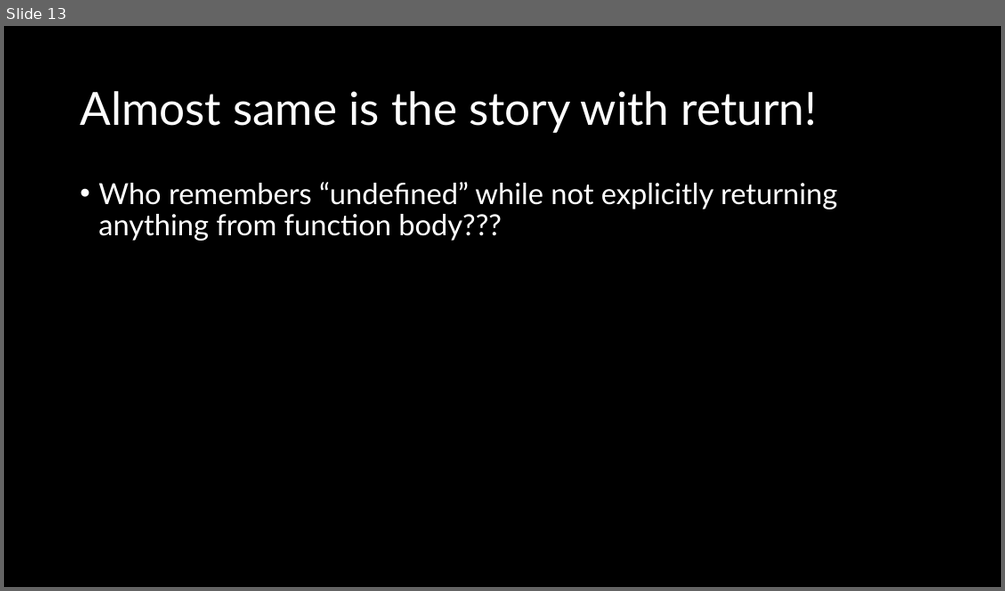
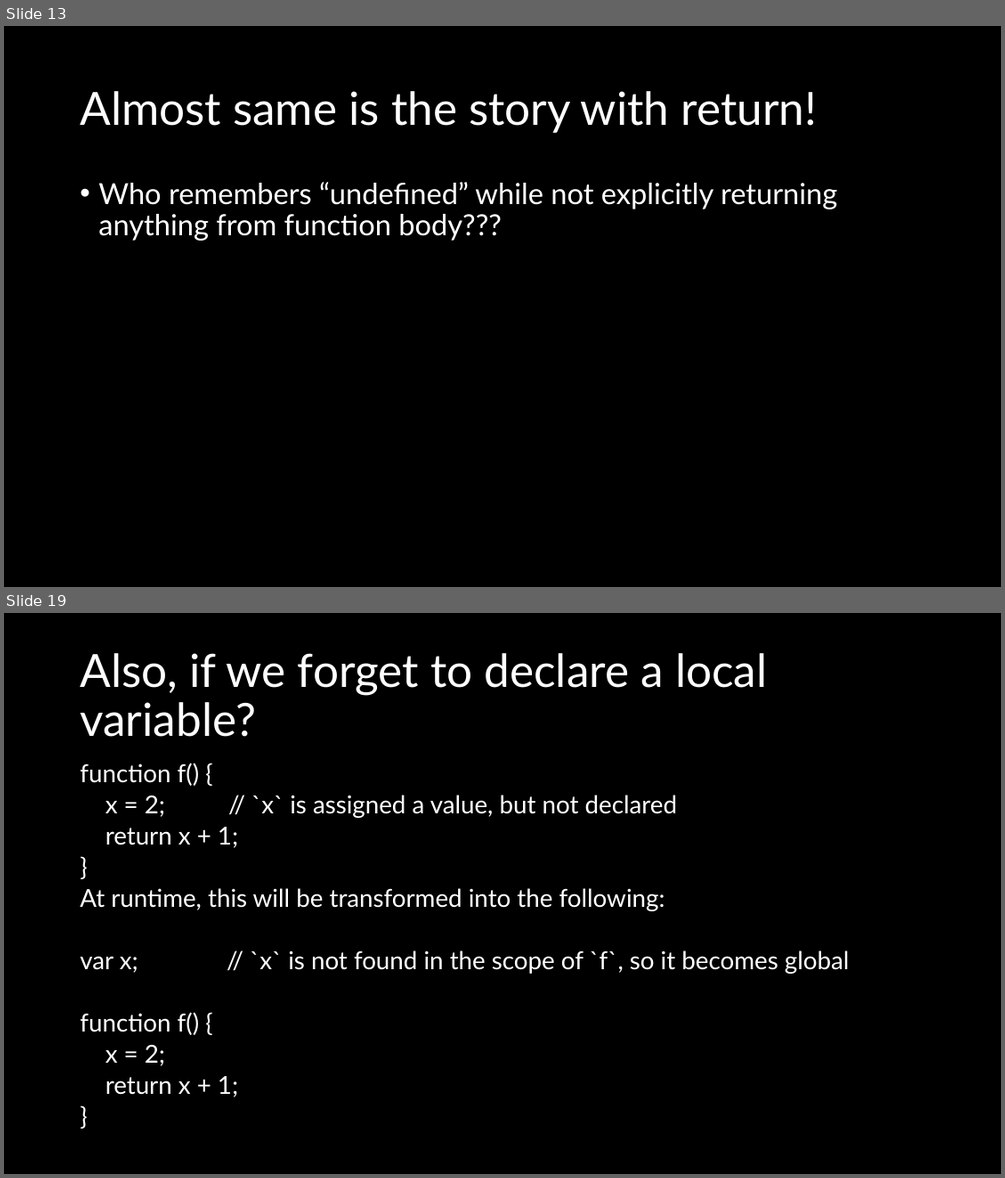
Before and after one commit to natiquekeyin/fall2024, a slide deck: JavaScript/Week3/Week3.pptx. Shown one above the other, each under a label of ours: slide 13 before the commit, slides 13 and 19 after it; the slides between them are not shown. The pictures are 1005x591 and 1005x1178 pixels, drawn with LibreOffice and Linux fonts; fonts in the diff are those of the drawing. Boxes give left, top, right and bottom in pixels: in the first picture for what was removed or moved away, otherwise in the second. Text is boxed around its words. In the diff, an @@ line names an element or a change of style, - is before the commit and + after.

```diff
--- a/JavaScript/Week3/Week3.pptx
+++ b/JavaScript/Week3/Week3.pptx
@@ slide 19 added at <box>4,613,1001,1174</box>, background #000000 @@
@@ title added at <box>80,653,767,737</box>, 44 pt, text #FFFFFF @@
+Also, if we forget to declare a local variable?
@@ text added at <box>80,763,850,1097</box>, 23.8 pt, text #FFFFFF @@
+function f() {
+x = 2; // `x` is assigned a value, but not declared
+return x + 1;
+}
+At runtime, this will be transformed into the following:
+var x; // `x` is not found in the scope of `f`, so it becomes global
+function f() {
+x = 2;
+return x + 1;
+}
```
Also in this commit, not shown: 13 other slides added, 1 other file.
